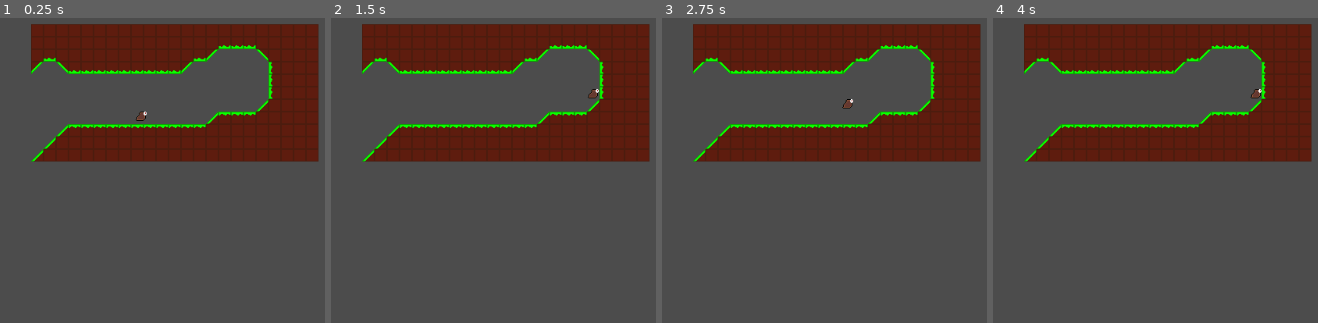
Above: before the commit, frames 1-4 (left to right).
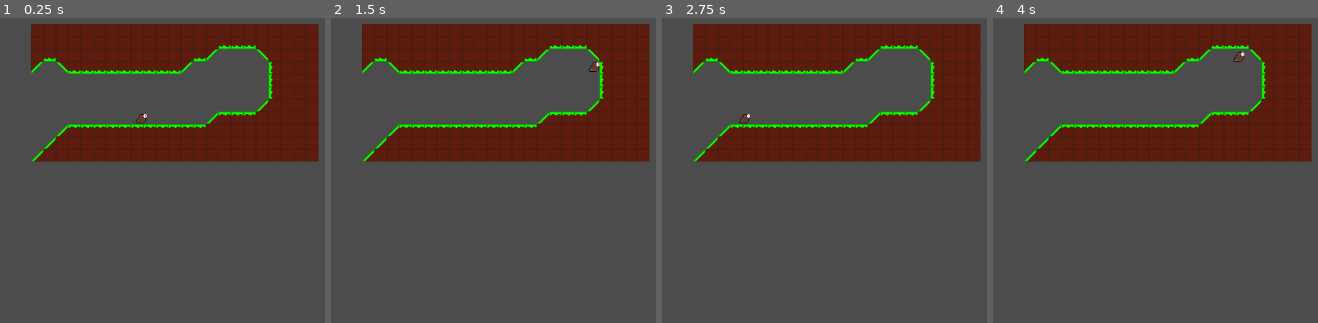
Above: after the commit, the same moments.

Repository: Shoter99/GameJamFirst
Game: Godot game, scene res://enviroment/level prefab/Level test.tscn
Same seed, same stepped clock (60 frames per second), same inputs: the game is played once before the commit and once after it.
Inputs:
- Up to frame 1 (0.25 s): no input
- Up to frame 2 (1.5 s): tap Enter at 0.5 s; hold Shift (Slide) 0.53-1.28 s; hold Right (move_right) from 0.53 s (still down); tap Space (jump) at 0.77, 0.8, 1.07, 1.35 s
- Up to frame 3 (2.75 s): tap Space (jump) at 1.52, 1.82, 2.3 s; tap Shift (Slide) at 1.55 s; release Right (move_right) at 2.03 s; hold Left (move_left) from 2.03 s (still down); hold Shift (Slide) from 2.03 s (still down)
- Up to frame 4 (4 s): tap Space (jump) at 2.75, 3.02, 3.32, 3.6, 3.77 s; release Left (move_left) at 2.78 s; release Shift (Slide) at 2.78 s; hold Right (move_right) from 2.78 s (still down); tap Shift (Slide) at 2.85 s; tap Enter at 3.5 s

The runs differ from the first frame. In frame 1, less than 0.1% of the frame differs, in the area x 41-46%, y 30-35%; in frame 2, 0.2%; in frame 3, 0.2%; in frame 4, 0.2%, in the area x 73-83%, y 11-27%.

Commit message:
Added swiming

Diff:
--- a/Player/KinematicBody2D.gd
+++ b/Player/KinematicBody2D.gd
@@ -2,6 +2,7 @@
 
 
 export var speed : int = 150
+export var swimSpeed : int = 75
 export var jumpSpeed : int = -300
 export var gravity : int = 400
 export var slideSpeed : int = 300
@@ -10,6 +11,8 @@
 var isSliding : bool = false
 var isJumping : bool = false
 var isDead : bool = false
+var isInWater = false
+var canSwim = false
 var velocity = Vector2()
 var canDoubleJump : bool = false
 
@@ -21,31 +24,42 @@
 	pass # Replace with function body.
 
 func get_input():
-	if isSliding == false:
-		velocity.x = 0
-		if Input.is_action_pressed("move_right") and abs(velocity.x) <= speed:
-			velocity.x = speed
-		if Input.is_action_pressed("move_left"):
-			velocity.x = -speed
-	if Input.is_action_pressed("Slide") and is_on_floor() and isSliding == false:
-		print ('debug')
-		if velocity.x == speed:
-			isSliding = true
-			velocity.x = slideSpeed
-		if velocity.x == -speed:
-			isSliding = true
-			velocity.x = - slideSpeed
-	if Input.is_action_just_released("Slide"):
-		print ('debug')
-		isSliding = false
+	if isInWater:
+		if Input.is_action_pressed("swim_right"):
+			velocity.x = swimSpeed
+		if Input.is_action_pressed("swim_left"):
+			velocity.x = -swimSpeed
+		if Input.is_action_pressed("swim_up"):
+			velocity.y = -swimSpeed
+		if Input.is_action_pressed("swim_down"):
+			velocity.y = swimSpeed
+
+	else:
+		if isSliding == false:
+			velocity.x = 0
+			if Input.is_action_pressed("move_right") and abs(velocity.x) <= speed:
+				velocity.x = speed
+			if Input.is_action_pressed("move_left"):
+				velocity.x = -speed
+		if Input.is_action_pressed("Slide") and is_on_floor() and isSliding == false:
+			print ('debug')
+			if velocity.x == speed:
+				isSliding = true
+				velocity.x = slideSpeed
+			if velocity.x == -speed:
+				isSliding = true
+				velocity.x = - slideSpeed
+		if Input.is_action_just_released("Slide"):
+			isSliding = false
 
 
-	if Input.is_action_just_pressed("jump"):
-		if canDoubleJump == false and is_on_floor():
-			velocity.y += jumpSpeed
-		elif canDoubleJump and jumpsRemaining > 0:
-			velocity.y += jumpSpeed
-			jumpsRemaining -= 1
+		if Input.is_action_just_pressed("jump"):
+			if canDoubleJump == false and isJumping == false:
+				isJumping = true
+				velocity.y += jumpSpeed
+			elif canDoubleJump and jumpsRemaining > 0:
+				velocity.y += jumpSpeed
+				jumpsRemaining -= 1
 
 
 
@@ -55,12 +69,12 @@
 	get_input()
 	velocity.y += gravity * delta
 	if isSliding:
-		if velocity.x > 0:
+		if velocity.x > 0 and is_on_floor():
 			velocity.x -= 300 * delta
-		elif velocity.x < 0:
+		elif velocity.x < 0 and is_on_floor():
 			velocity.x += 300 * delta
 	if is_on_floor():
 		jumpsRemaining = 2
 		isJumping = false
-	velocity = move_and_slide(velocity, Vector2(0, -1))
+	velocity = move_and_slide(velocity, Vector2(-1, 0))
 	print (isSliding)
--- a/enviroment/level prefab/Level test.tscn
+++ b/enviroment/level prefab/Level test.tscn
@@ -232,3 +232,4 @@
 [node name="KinematicBody2D" parent="." instance=ExtResource( 1 )]
 position = Vector2( 429, 303 )
 speed = 200
+gravity = 1500
--- a/project.godot
+++ b/project.godot
@@ -53,11 +53,13 @@
 move_right={
 "deadzone": 0.5,
 "events": [ Object(InputEventKey,"resource_local_to_scene":false,"resource_name":"","device":0,"alt":false,"shift":false,"control":false,"meta":false,"command":false,"pressed":false,"scancode":16777233,"physical_scancode":0,"unicode":0,"echo":false,"script":null)
+, Object(InputEventKey,"resource_local_to_scene":false,"resource_name":"","device":0,"alt":false,"shift":false,"control":false,"meta":false,"command":false,"pressed":false,"scancode":68,"physical_scancode":0,"unicode":0,"echo":false,"script":null)
  ]
 }
 move_left={
 "deadzone": 0.5,
 "events": [ Object(InputEventKey,"resource_local_to_scene":false,"resource_name":"","device":0,"alt":false,"shift":false,"control":false,"meta":false,"command":false,"pressed":false,"scancode":16777231,"physical_scancode":0,"unicode":0,"echo":false,"script":null)
+, Object(InputEventKey,"resource_local_to_scene":false,"resource_name":"","device":0,"alt":false,"shift":false,"control":false,"meta":false,"command":false,"pressed":false,"scancode":65,"physical_scancode":0,"unicode":0,"echo":false,"script":null)
  ]
 }
 Slide={
@@ -68,6 +70,32 @@
 jump={
 "deadzone": 0.5,
 "events": [ Object(InputEventKey,"resource_local_to_scene":false,"resource_name":"","device":0,"alt":false,"shift":false,"control":false,"meta":false,"command":false,"pressed":false,"scancode":32,"physical_scancode":0,"unicode":0,"echo":false,"script":null)
+, Object(InputEventKey,"resource_local_to_scene":false,"resource_name":"","device":0,"alt":false,"shift":false,"control":false,"meta":false,"command":false,"pressed":false,"scancode":87,"physical_scancode":0,"unicode":0,"echo":false,"script":null)
+, Object(InputEventKey,"resource_local_to_scene":false,"resource_name":"","device":0,"alt":false,"shift":false,"control":false,"meta":false,"command":false,"pressed":false,"scancode":16777232,"physical_scancode":0,"unicode":0,"echo":false,"script":null)
+ ]
+}
+swim_right={
+"deadzone": 0.5,
+"events": [ Object(InputEventKey,"resource_local_to_scene":false,"resource_name":"","device":0,"alt":false,"shift":false,"control":false,"meta":false,"command":false,"pressed":false,"scancode":68,"physical_scancode":0,"unicode":0,"echo":false,"script":null)
+, Object(InputEventKey,"resource_local_to_scene":false,"resource_name":"","device":0,"alt":false,"shift":false,"control":false,"meta":false,"command":false,"pressed":false,"scancode":16777233,"physical_scancode":0,"unicode":0,"echo":false,"script":null)
+ ]
+}
+swim_left={
+"deadzone": 0.5,
+"events": [ Object(InputEventKey,"resource_local_to_scene":false,"resource_name":"","device":0,"alt":false,"shift":false,"control":false,"meta":false,"command":false,"pressed":false,"scancode":65,"physical_scancode":0,"unicode":0,"echo":false,"script":null)
+, Object(InputEventKey,"resource_local_to_scene":false,"resource_name":"","device":0,"alt":false,"shift":false,"control":false,"meta":false,"command":false,"pressed":false,"scancode":16777231,"physical_scancode":0,"unicode":0,"echo":false,"script":null)
+ ]
+}
+swim_down={
+"deadzone": 0.5,
+"events": [ Object(InputEventKey,"resource_local_to_scene":false,"resource_name":"","device":0,"alt":false,"shift":false,"control":false,"meta":false,"command":false,"pressed":false,"scancode":83,"physical_scancode":0,"unicode":0,"echo":false,"script":null)
+, Object(InputEventKey,"resource_local_to_scene":false,"resource_name":"","device":0,"alt":false,"shift":false,"control":false,"meta":false,"command":false,"pressed":false,"scancode":16777234,"physical_scancode":0,"unicode":0,"echo":false,"script":null)
+ ]
+}
+swim_up={
+"deadzone": 0.5,
+"events": [ Object(InputEventKey,"resource_local_to_scene":false,"resource_name":"","device":0,"alt":false,"shift":false,"control":false,"meta":false,"command":false,"pressed":false,"scancode":87,"physical_scancode":0,"unicode":0,"echo":false,"script":null)
+, Object(InputEventKey,"resource_local_to_scene":false,"resource_name":"","device":0,"alt":false,"shift":false,"control":false,"meta":false,"command":false,"pressed":false,"scancode":16777232,"physical_scancode":0,"unicode":0,"echo":false,"script":null)
  ]
 }
 
